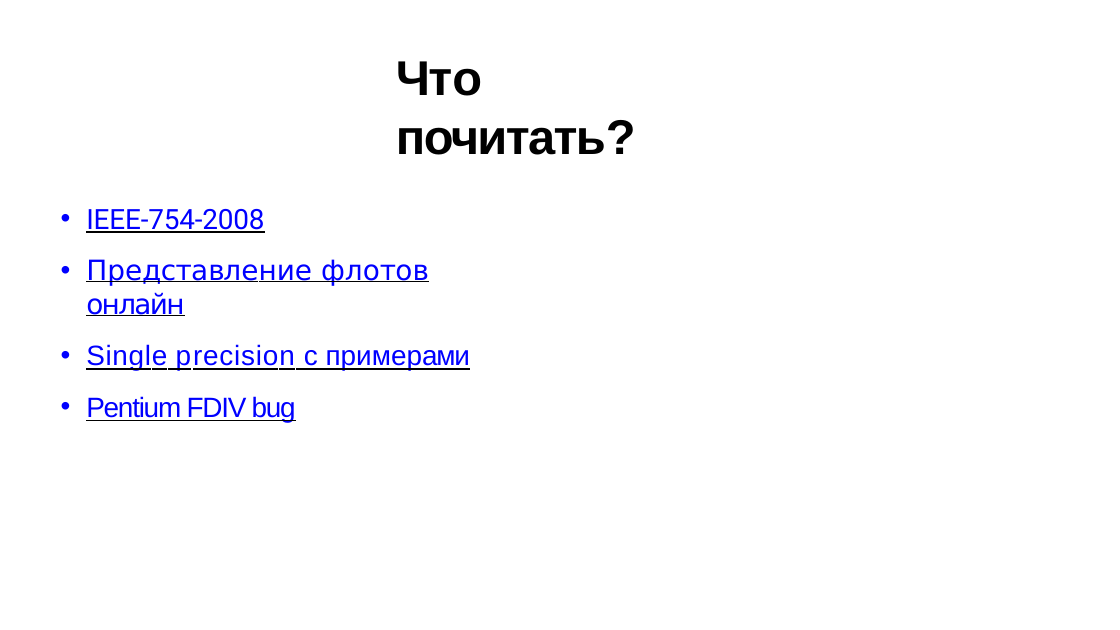
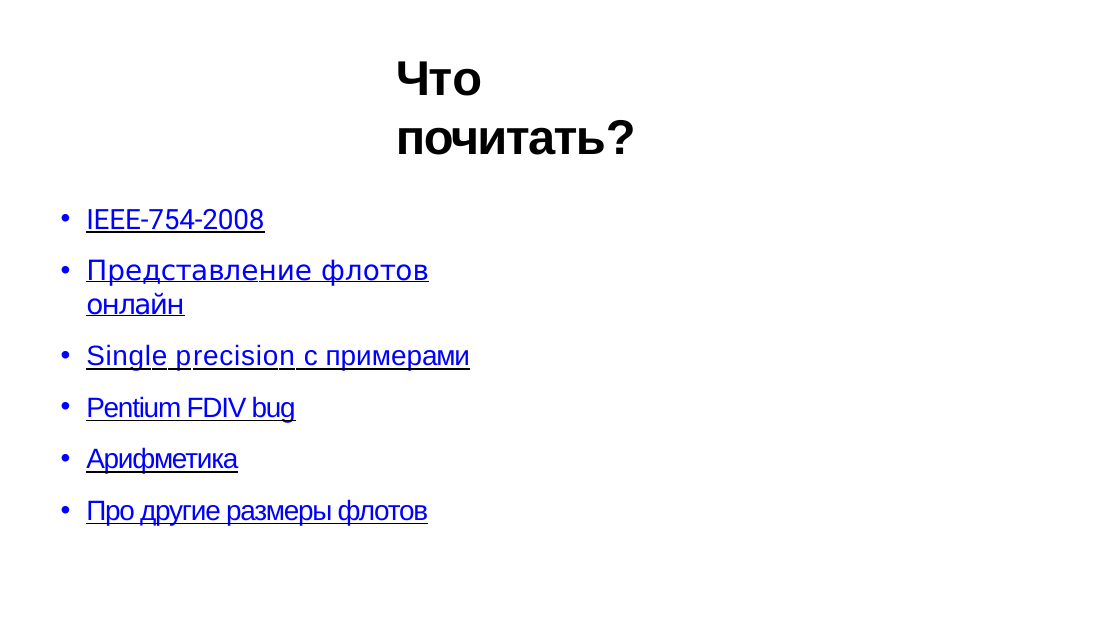
Before and after one commit to kostya2709/CAOS_seminars, a slide deck: slide 10 of sem_2_numbers/presentations/caos_2.pptx. Drawn at 1120x630 pixels with LibreOffice and Linux fonts; fonts in the diff are those of the drawing. Boxes give left, top, right and bottom in pixels: in the first picture for what was removed or moved away, otherwise in the second. Text is boxed around its words. In the diff, an @@ line names an element or a change of style, - is before the commit and + after.

```diff
--- a/sem_2_numbers/presentations/caos_2.pptx
+++ b/sem_2_numbers/presentations/caos_2.pptx
@@ text at (86,447,429,525): paragraphs added @@
+• Арифметика
+• Про другие размеры флотов
```
Also in this commit, not shown: 3 other slides changed, 1 slide added, 40 other files.
